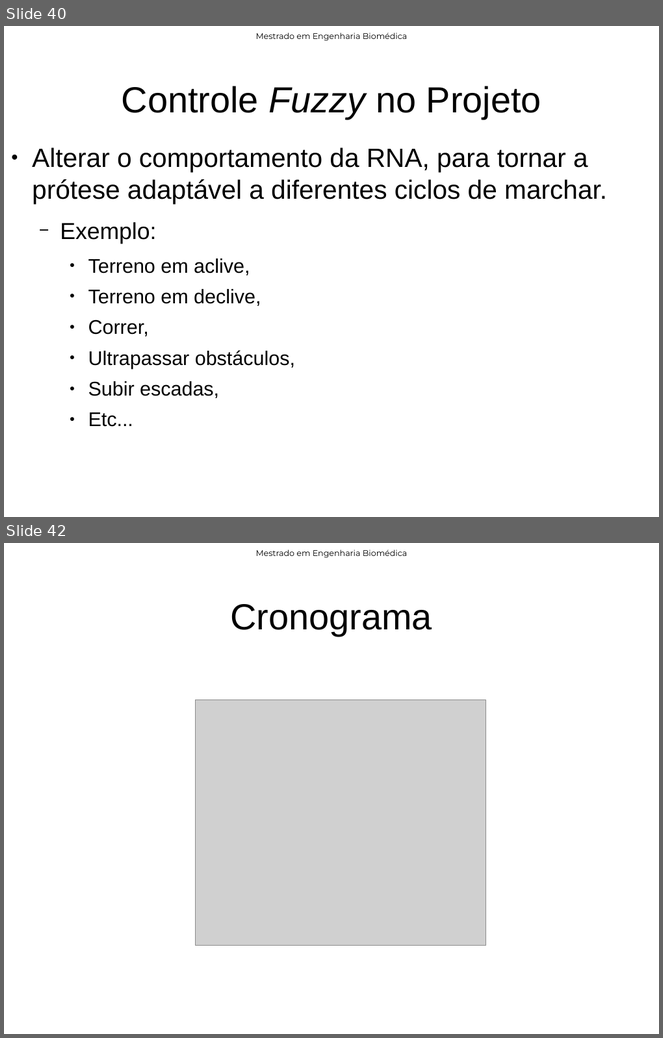
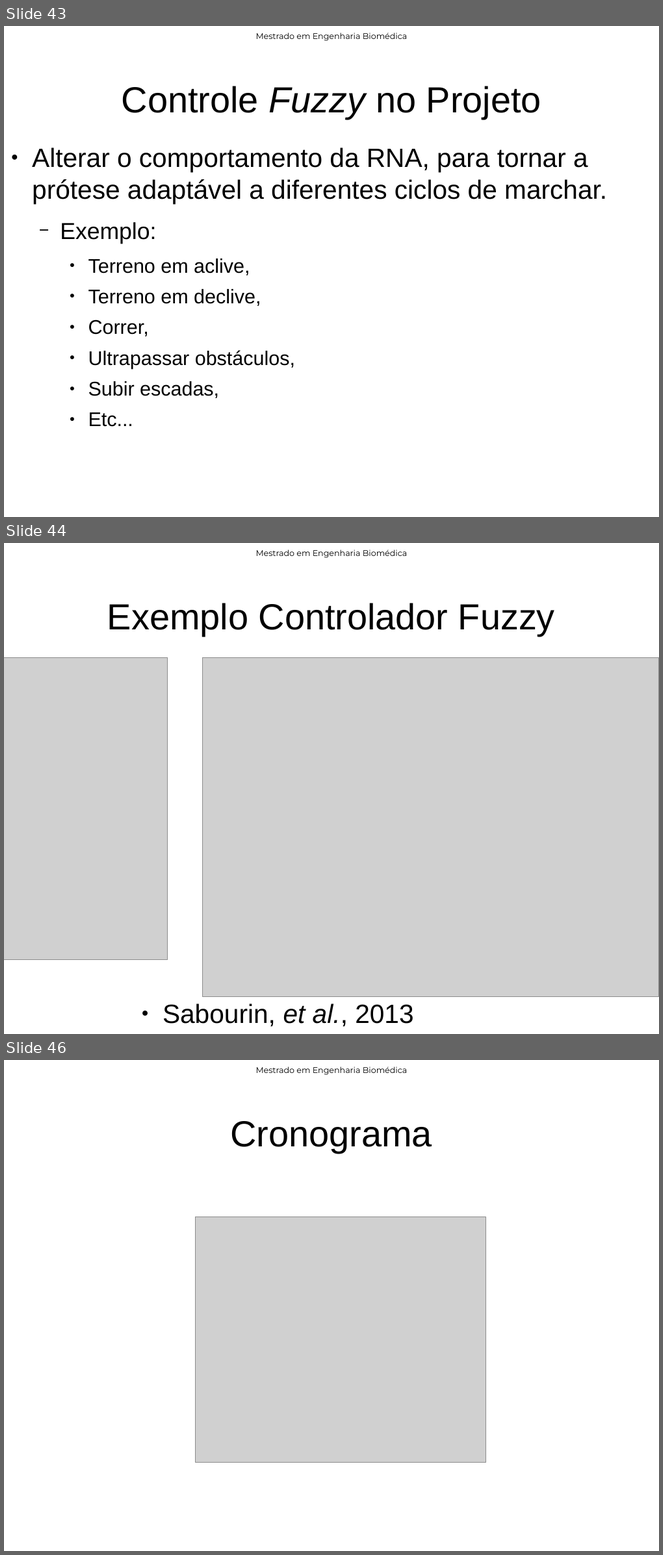
Before and after one commit to rob-nn/dissertation, a slide deck: qualify/qualify.odp. Shown one above the other, each under a label of ours: slides 40 and 42 before the commit, slides 43, 44 and 46 after it; the slides between them are not shown. The pictures are 663x1038 and 663x1555 pixels, drawn with LibreOffice and Linux fonts; fonts in the diff are those of the drawing; grey boxes stand for pictures; background and template pictures are left out. Boxes give left, top, right and bottom in pixels: in the first picture for what was removed or moved away, otherwise in the second. Text is boxed around its words. In the diff, an @@ line names an element or a change of style, - is before the commit and + after.

```diff
--- a/qualify/qualify.odp
+++ b/qualify/qualify.odp
@@ slide 44 added at (4, 543, 659, 1034), background #FFFFFF; not listed: 1 template element that a slide beside it also shows @@
@@ title added at (107, 603, 555, 636), 44 pt, text #000000 @@
+Exemplo Controlador Fuzzy
@@ picture added at (4, 658, 168, 960) @@
@@ picture added at (203, 658, 659, 997) @@
@@ text added at (163, 1004, 414, 1027), 32 pt, text #000000 @@
+● Sabourin, et al., 2013
@@ what was slide 40 is now slide 43 @@
@@ what was slide 42 is now slide 46 @@
```
Also in this commit, not shown: 19 slides changed, 5 other slides added, 18 other files.
